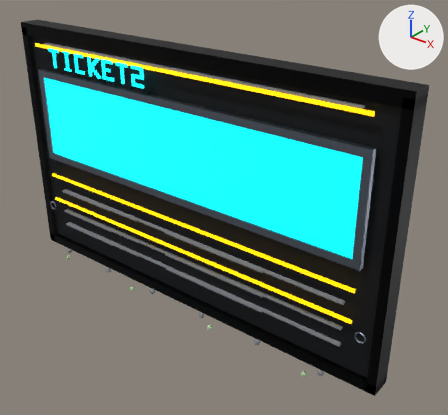
One commit to the glTF model godot/assets/models/tt_foyer_backdrop.glb: the scene before it, then after it.
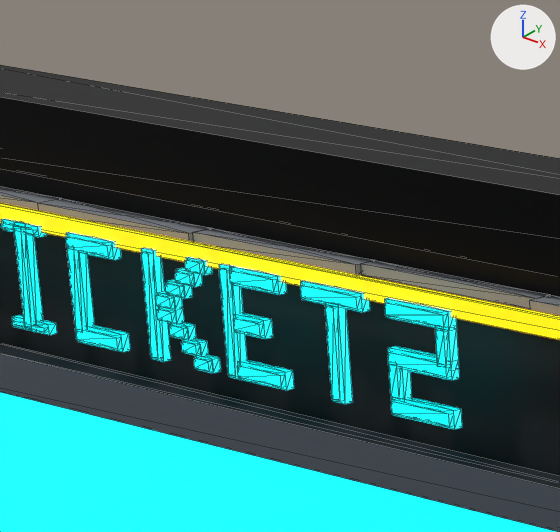
There are two pictures of each version: one whole from a 50 mm camera at (3.476, -3.687, 3.481) aimed at (0.367, 0.199, 1.071), one close up on the part from 14% to 36% of the width and 3% to 26% of the height. Lighting does not change. The marker at upper right points along +X, +Y and +Z. The older version's two pictures come first. The close-ups show mesh edges as thin lines. Objects named as collision shapes, trigger or cutter boxes, shadow casters or lower levels of detail are left out. Vertices at exactly the same position are counted once.

Names of what the first close-up shows: 'River_LED', 'River_Waves', 'Screen_Band', 'Screen_Bezel', 'Wall_Core', 'Wall_Frame', 'Wayfinding_Glyphs'.
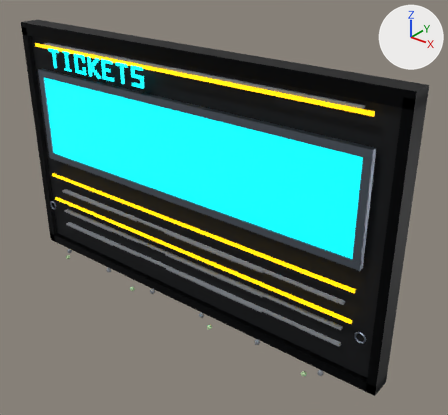
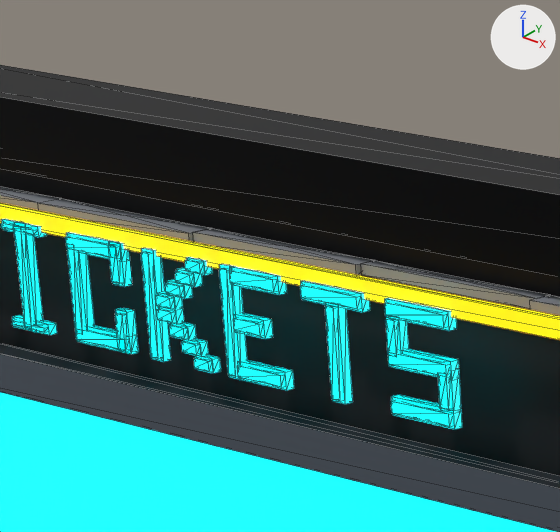
Commit message: Arrival: fix TICKETS glyphs on foyer backdrop (was TILKET2)

Pixel boxes [x1, y1, x2, y2] of what changed, in the close-ups (560 x 532 px; the box of a moved part takes in the faces that stretch with it):
part 1 of me_wayfinding_glyphs, moved or reshaped
    both: [77, 251, 94, 330]
part 2 of me_wayfinding_glyphs, moved or reshaped
    before: [67, 246, 85, 333]
    after: [66, 244, 85, 334]
part 3 of me_wayfinding_glyphs, moved or reshaped
    before: [388, 363, 402, 399]
    after: [386, 319, 399, 357]
part 4 of me_wayfinding_glyphs, moved or reshaped
    before: [435, 329, 449, 368]
    after: [438, 373, 451, 411]
part 5 of me_wayfinding_glyphs, built on
    before: [66, 232, 130, 352]
    after: [66, 232, 139, 354]

Patch to the scene script:
```diff
--- a/godot/assets/models/tt_foyer_backdrop.glb.py
+++ b/godot/assets/models/tt_foyer_backdrop.glb.py
@@ me_wayfinding_glyphs @@
 # used by ob_wayfinding_glyphs; location = (0.0, 0.0, 0.0)
-me_wayfinding_glyphs.from_pydata(...)  # 551 vertices, 892 faces; spans x -1.587..-0.323, y -0.049..-0.027, z 2.08..2.26
+me_wayfinding_glyphs.from_pydata(...)  # 583 vertices, 956 faces; spans x -1.587..-0.323, y -0.049..-0.027, z 2.08..2.26
+# me_wayfinding_glyphs part 1: the loose piece of 10 vertices spanning x -1.211..-1.182, y -0.043..-0.027, z 2.094..2.246 is scaled about its middle by (1, 1, 1.04)
+# me_wayfinding_glyphs part 2: the loose piece of 10 vertices spanning x -1.206..-1.187, y -0.049..-0.039, z 2.099..2.241 is scaled about its middle by (1, 1, 1.04)
+# me_wayfinding_glyphs part 3: the loose piece of 10 vertices spanning x -0.454..-0.435, y -0.049..-0.039, z 2.11..2.165 is moved by (0.0, 0.0, 0.065)
+# me_wayfinding_glyphs part 4: the loose piece of 10 vertices spanning x -0.347..-0.328, y -0.049..-0.039, z 2.175..2.23 is moved by (0.0, 0.0, -0.065)
+# me_wayfinding_glyphs part 5
+# 8 vertices are removed from x -1.1..-1.095, y -0.049..-0.027, z 2.08..2.26
+# 32 faces are deleted
+# 8 vertices in x -1.1..-1.095, y -0.049..-0.027, z 2.104..2.236 move by (0.02, 0.0, 0.0)
+# 8 vertices in x -1.153, y -0.044..-0.035, z 2.08..2.26 move by (0.01, 0.0, 0.0)
+# 40 vertices are added at x -1.104..-1.075, y -0.049..-0.027, z 2.08..2.26
+# 96 new faces join them
+# other edits to the shape of me_wayfinding_glyphs do not show in these pictures
 me_wayfinding_glyphs.materials.append(mat_tt_cyanled)
```
